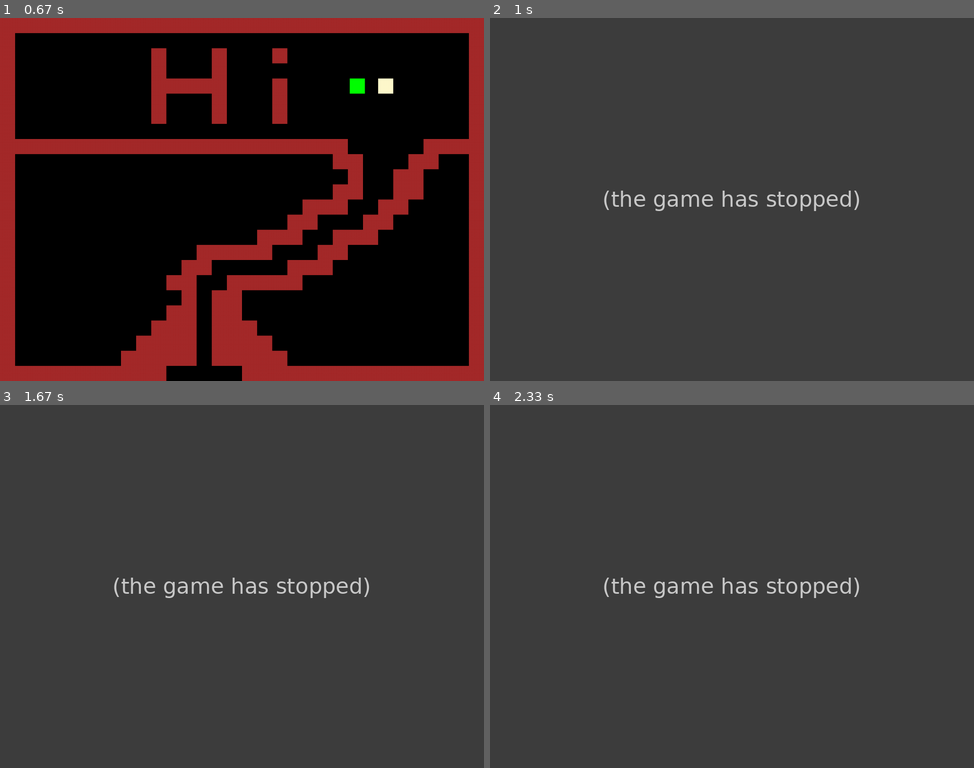
Above: before the commit, frames 1-4 (two rows, left to right).
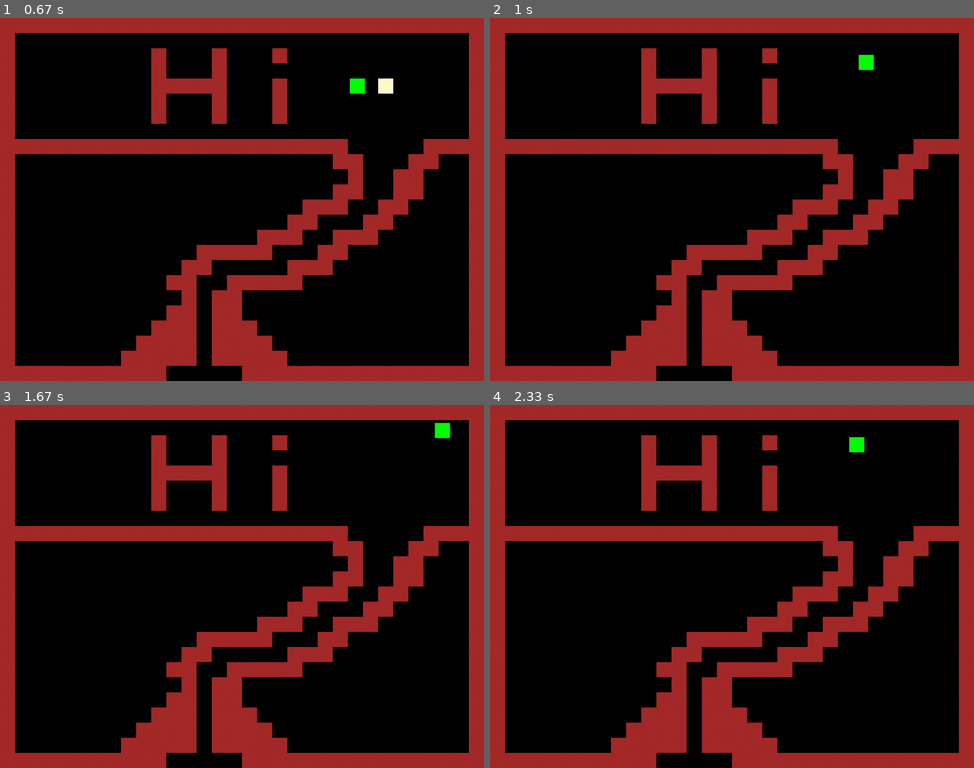
Above: after the commit, the same moments.

Repository: MatthieuOByrne/Matthieu_O-Byrne_PYGAME_game_engine
Game: pygame game, started from main.py
The game is run twice, just before and just after one commit, with the same random seed, the same clock (stepped at 60 frames per second) and the same inputs.
Inputs:
- Up to frame 1 (0.67 s): hold Right from 0.33 s (still down)
- Up to frame 2 (1 s): release Right at 0.8 s; hold Up from 0.83 s (still down)
- Up to frame 3 (1.67 s): release Up at 1.13 s; hold Right 1.17-1.63 s
- Up to frame 4 (2.33 s): hold Left 1.67-2.2 s; hold Down from 2.23 s (still down)

Frame 1 is identical in both runs. In frame 2, 100% of the frame differs, in the area x 0-100%, y 0-100%; in frame 3, 100%; in frame 4, 100%.
Error before the commit: UnboundLocalError: cannot access local variable 'moneyBag' where it is not associated with a...; the game stopped at 0.73 s (later frames are placeholders)

Commit message:
Collide with group to collide with multiple powerup types/coins/enemies

Diff:
--- a/sprites.py
+++ b/sprites.py
@@ -2,7 +2,6 @@
 # The code was inspired by Zelda and informed by Chris Bradfield
 import pygame as pg
 from setting import *
-moneyBag = 0
 
 class Player(pg.sprite.Sprite):
     def __init__(self, game, x, y):
@@ -18,6 +17,7 @@
         # set position
         self.x = x * TILESIZE
         self.y = y * TILESIZE
+        self.moneyBag = 0
 
     def get_keys(self):
         self.vx, self.vy = 0, 0
@@ -56,18 +56,17 @@
                     self.y = hits[0].rect.bottom
                 self.vy = 0
                 self.rect.y = self.y
-    def collide_with_coin(self, kill):
-        hits = pg.sprite.spritecollide(self, self.game.coin, kill)
-        if hits:
-            return True
+    # thank you Aayush
     def collide_with_group(self, group, kill):
         hits = pg.sprite.spritecollide(self, group, kill)
         if hits:
-            return True
+            if str(hits[0].__class__.__name__) == "Coin":
+                self.moneyBag += 1
 
     # update the player
 
     def update(self):
+
         self.get_keys()
         self.x += self.vx * self.game.dt
         self.y += self.vy * self.game.dt
@@ -77,7 +76,7 @@
         self.rect.y = self.y
         self.collide_with_walls('y')
         if self.collide_with_group(self.game.coin, True):
-            moneyBag += 1
+            self.score += 1
 
         # add colision later
 
